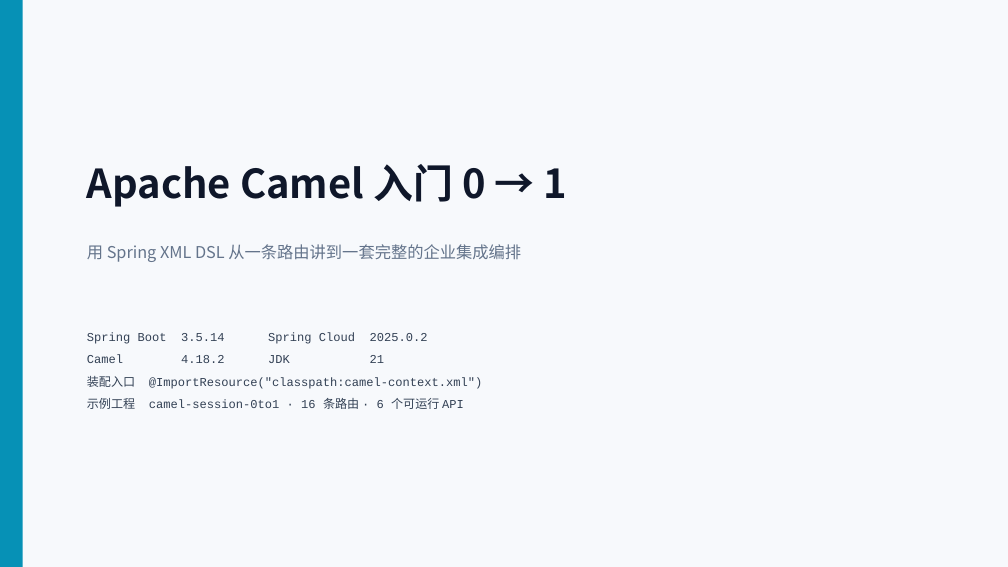
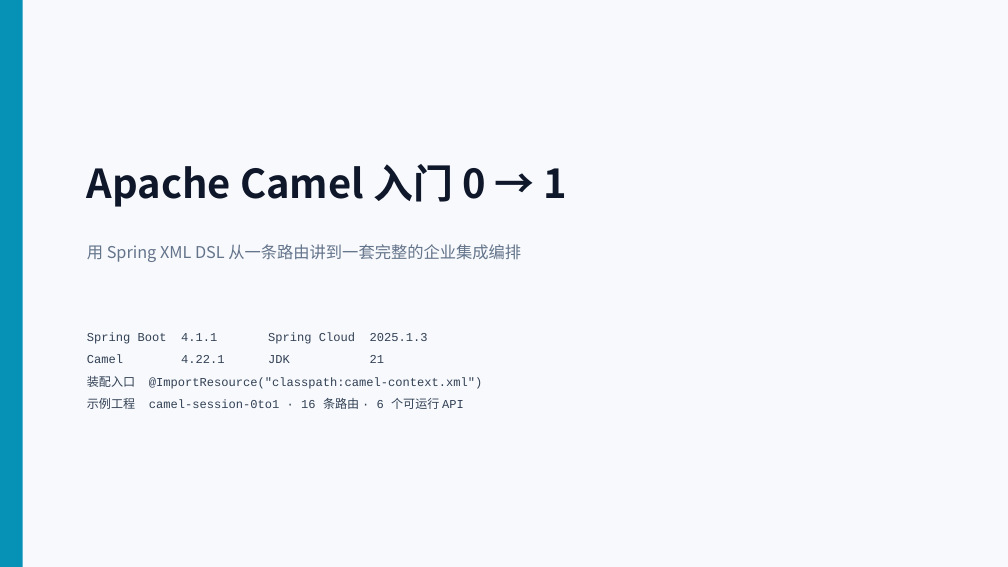
Before and after one commit to PhotonAlpha/camel-spring-boot-session-0to1, a slide deck: slide 1 of docs/Camel-入门指南.pptx. Drawn at 1008x567 pixels with LibreOffice and Linux fonts; fonts in the diff are those of the drawing. Boxes give left, top, right and bottom in pixels: in the first picture for what was removed or moved away, otherwise in the second. Text is boxed around its words. In the diff, an @@ line names an element or a change of style, - is before the commit and + after.

```diff
--- a/docs/Camel-入门指南.pptx
+++ b/docs/Camel-入门指南.pptx
@@ text at [87, 332, 428, 363]: text changed @@
-Spring Boot 3.5.14 Spring Cloud 2025.0.2
-Camel 4.18.2 JDK 21
+Spring Boot 4.1.1 Spring Cloud 2025.1.3
+Camel 4.22.1 JDK 21
```
Also in this commit, not shown: 1 other slide changed, 18 other files.
